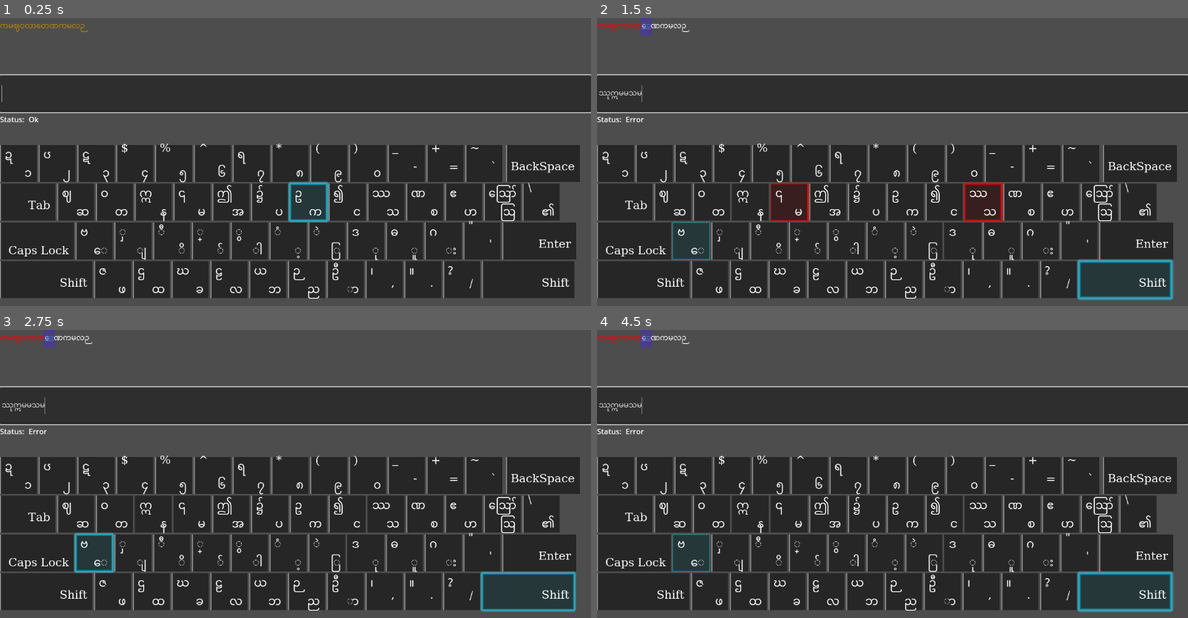
Above: before the commit, frames 1-4 (two rows, left to right).
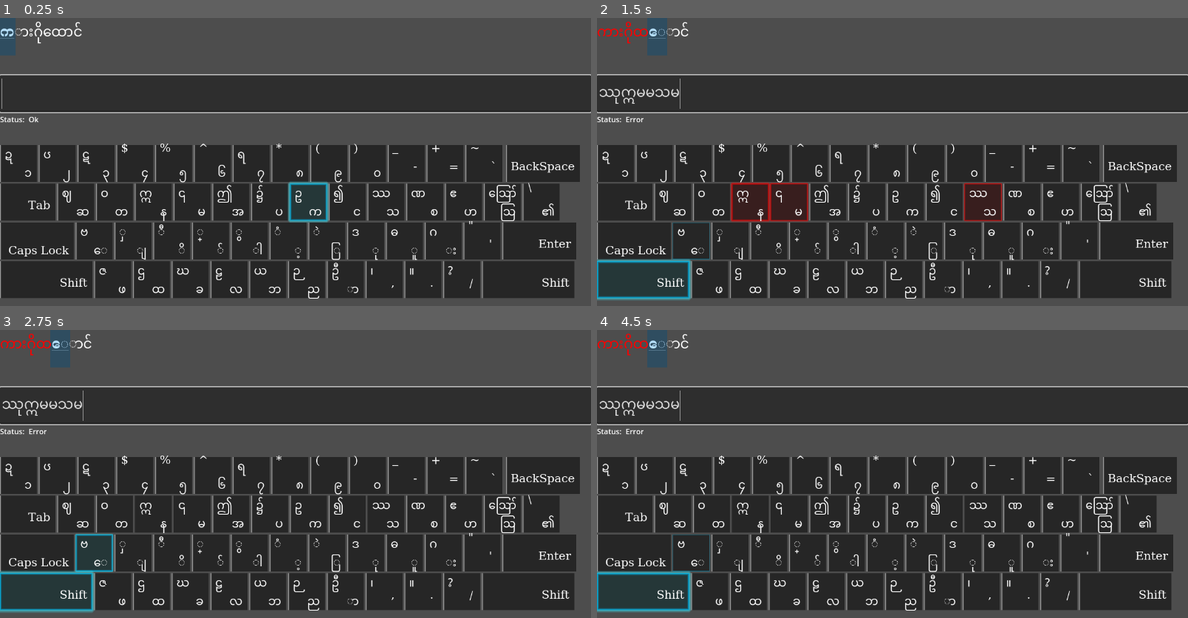
Above: after the commit, the same moments.

Repository: stmSi/Ultimate-Myanmar-Typing-Wizard
Game: Godot game, scene res://src/main.tscn
Two runs of this game, one before a commit and one after it. Both use one fixed random seed, a clock stepped at 60 frames per second and the inputs below.
Inputs (mouse positions are in pixels of both pictures, inside the frame that each line leads up to):
- Up to frame 1 (0.25 s): no input
- Up to frame 2 (1.5 s): click (892, 92) at 0.52 s; type "Ok" at 0.6 s; type "Error" at 1.25 s
- Up to frame 3 (2.75 s): tap Enter at 2 s
- Up to frame 4 (4.5 s): no input

The runs differ from the first frame. In frame 1, 0.6% of the frame differs, in the area x 0-15%, y 0-32%; in frame 2, 3.0%, in the area x 0-98%, y 0-98%; in frame 3, 2.3%; in frame 4, 2.5%.

Commit message:
added: Bold font, fixed simicolon key button

Diff:
--- a/src/Autoload/EngToMMConverter.gd
+++ b/src/Autoload/EngToMMConverter.gd
@@ -1,6 +1,11 @@
 extends Node
 
 func convert_char(eng_char: String, use_shift = false) -> Array: # [Success, String]
+	if eng_char.begins_with("Semi"):
+		if use_shift:
+			return [true, "ဂ"]
+		return [true, "း"]
+
 	var use_mm_chars = GlobalHardCoded.mm_chars
 	if use_shift:
 		use_mm_chars = GlobalHardCoded.mm_shift_chars
--- a/src/Autoload/TextProcessor.gd
+++ b/src/Autoload/TextProcessor.gd
@@ -15,5 +15,4 @@
 	elif use_r_shift_ids.find(idx) != -1:
 		return 'r_shift'
 	else:
-		print(idx)
 		return 'l_shift'
--- a/src/FollowUpText.gd
+++ b/src/FollowUpText.gd
@@ -16,11 +16,9 @@
 
 
 func _set_raw_text(t: String) -> void:
-	self.text = ""
-	push_color(Color.DARK_GOLDENROD)
 	raw_text = t
-	add_text(t)
-	pop()
+	_on_written_string_changed('')
+
 
 func _on_written_string_changed(str: String):
 	written_text = str
@@ -30,7 +28,7 @@
 	var i: int = 0
 	var correct: bool = false
 	var wrong: bool = false
-	while(i < len(written_text)):
+	while(i < len(written_text) and i < len(raw_text)):
 
 		if written_text[i] == raw_text[i]:
 
@@ -63,21 +61,26 @@
 		i += 1
 	pop()
 
-	## show the rest
+	# color the current character where cursor will locate
 	if(i < len(raw_text)):
-		push_color(current_char_color)
-		push_bgcolor(current_char_bgcolor)
-		push_underline()
-		add_text(raw_text[i])
-		pop()
-		pop()
-		pop()
+		_color_cursor_character(i)
 		i += 1
 
 
+	## show the rest
 	while(i < len(raw_text)):
 		add_text(raw_text[i])
 		i += 1
 
-	print(text)
 	## End of while loop
+
+func _color_cursor_character(i: int = 0):
+	push_color(current_char_color)
+	push_bgcolor(current_char_bgcolor)
+	push_underline()
+	push_bold()
+	add_text(raw_text[i])
+	pop()
+	pop()
+	pop()
+	pop()
--- a/src/Keyboard/key_button.tscn
+++ b/src/Keyboard/key_button.tscn
@@ -111,7 +111,7 @@
 
 [sub_resource type="Animation" id="Animation_uunq4"]
 resource_name = "correct"
-length = 0.2
+length = 0.4
 tracks/0/type = "value"
 tracks/0/imported = false
 tracks/0/enabled = true
@@ -131,7 +131,7 @@
 tracks/1/interp = 1
 tracks/1/loop_wrap = true
 tracks/1/keys = {
-"times": PackedFloat32Array(0, 0.1, 0.2),
+"times": PackedFloat32Array(0, 0.2, 0.4),
 "transitions": PackedFloat32Array(1, 1, 1),
 "update": 0,
 "values": [0, 6, 0]
@@ -143,7 +143,7 @@
 tracks/2/interp = 1
 tracks/2/loop_wrap = true
 tracks/2/keys = {
-"times": PackedFloat32Array(0, 0.1, 0.2),
+"times": PackedFloat32Array(0, 0.2, 0.4),
 "transitions": PackedFloat32Array(1, 1, 1),
 "update": 0,
 "values": [0, 6, 0]
@@ -155,7 +155,7 @@
 tracks/3/interp = 1
 tracks/3/loop_wrap = true
 tracks/3/keys = {
-"times": PackedFloat32Array(0, 0.1, 0.2),
+"times": PackedFloat32Array(0, 0.2, 0.4),
 "transitions": PackedFloat32Array(1, 1, 1),
 "update": 0,
 "values": [0, 6, 0]
@@ -167,7 +167,7 @@
 tracks/4/interp = 1
 tracks/4/loop_wrap = true
 tracks/4/keys = {
-"times": PackedFloat32Array(0, 0.1, 0.2),
+"times": PackedFloat32Array(0, 0.2, 0.4),
 "transitions": PackedFloat32Array(1, 1, 1),
 "update": 0,
 "values": [0, 6, 0]
@@ -179,7 +179,7 @@
 tracks/5/interp = 1
 tracks/5/loop_wrap = true
 tracks/5/keys = {
-"times": PackedFloat32Array(0, 0.1, 0.2),
+"times": PackedFloat32Array(0, 0.2, 0.4),
 "transitions": PackedFloat32Array(1, 1, 1),
 "update": 0,
 "values": [0, 8, 0]
@@ -191,7 +191,7 @@
 tracks/6/interp = 1
 tracks/6/loop_wrap = true
 tracks/6/keys = {
-"times": PackedFloat32Array(0, 0.2),
+"times": PackedFloat32Array(0, 0.4),
 "transitions": PackedFloat32Array(1, 1),
 "update": 0,
 "values": [Vector2(0, 0), Vector2(3, 0)]
@@ -263,7 +263,7 @@
 
 [sub_resource type="Animation" id="Animation_ht3s6"]
 resource_name = "incorrect"
-length = 0.2
+step = 0.05
 tracks/0/type = "value"
 tracks/0/imported = false
 tracks/0/enabled = true
@@ -283,10 +283,10 @@
 tracks/1/interp = 1
 tracks/1/loop_wrap = true
 tracks/1/keys = {
-"times": PackedFloat32Array(0, 0.1, 0.2),
-"transitions": PackedFloat32Array(1, 1, 1),
-"update": 0,
-"values": [0, 6, 0]
+"times": PackedFloat32Array(0, 0.45, 0.55, 1),
+"transitions": PackedFloat32Array(1, 1, 1, 1),
+"update": 0,
+"values": [0, 6, 6, 0]
 }
 tracks/2/type = "value"
 tracks/2/imported = false
@@ -295,10 +295,10 @@
 tracks/2/interp = 1
 tracks/2/loop_wrap = true
 tracks/2/keys = {
-"times": PackedFloat32Array(0, 0.1, 0.2),
-"transitions": PackedFloat32Array(1, 1, 1),
-"update": 0,
-"values": [0, 6, 0]
+"times": PackedFloat32Array(0, 0.45, 0.55, 1),
+"transitions": PackedFloat32Array(1, 1, 1, 1),
+"update": 0,
+"values": [0, 6, 6, 0]
 }
 tracks/3/type = "value"
 tracks/3/imported = false
@@ -307,10 +307,10 @@
 tracks/3/interp = 1
 tracks/3/loop_wrap = true
 tracks/3/keys = {
-"times": PackedFloat32Array(0, 0.1, 0.2),
-"transitions": PackedFloat32Array(1, 1, 1),
-"update": 0,
-"values": [0, 6, 0]
+"times": PackedFloat32Array(0, 0.45, 0.55, 1),
+"transitions": PackedFloat32Array(1, 1, 1, 1),
+"update": 0,
+"values": [0, 6, 6, 0]
 }
 tracks/4/type = "value"
 tracks/4/imported = false
@@ -319,10 +319,10 @@
 tracks/4/interp = 1
 tracks/4/loop_wrap = true
 tracks/4/keys = {
-"times": PackedFloat32Array(0, 0.1, 0.2),
-"transitions": PackedFloat32Array(1, 1, 1),
-"update": 0,
-"values": [0, 6, 0]
+"times": PackedFloat32Array(0, 0.45, 0.55, 1),
+"transitions": PackedFloat32Array(1, 1, 1, 1),
+"update": 0,
+"values": [0, 6, 6, 0]
 }
 tracks/5/type = "value"
 tracks/5/imported = false
@@ -331,30 +331,18 @@
 tracks/5/interp = 1
 tracks/5/loop_wrap = true
 tracks/5/keys = {
-"times": PackedFloat32Array(0, 0.1, 0.2),
-"transitions": PackedFloat32Array(1, 1, 1),
-"update": 0,
-"values": [0, 8, 0]
+"times": PackedFloat32Array(0, 0.45, 0.55, 1),
+"transitions": PackedFloat32Array(1, 1, 1, 1),
+"update": 0,
+"values": [0, 8, 8, 0]
 }
 tracks/6/type = "value"
 tracks/6/imported = false
 tracks/6/enabled = true
-tracks/6/path = NodePath("Panel:theme_override_styles/panel:shadow_offset")
+tracks/6/path = NodePath("Panel:theme_override_styles/panel:shadow_color")
 tracks/6/interp = 1
 tracks/6/loop_wrap = true
 tracks/6/keys = {
-"times": PackedFloat32Array(0, 0.2),
-"transitions": PackedFloat32Array(1, 1),
-"update": 0,
-"values": [Vector2(0, 0), Vector2(3, 0)]
-}
-tracks/7/type = "value"
-tracks/7/imported = false
-tracks/7/enabled = true
-tracks/7/path = NodePath("Panel:theme_override_styles/panel:shadow_color")
-tracks/7/interp = 1
-tracks/7/loop_wrap = true
-tracks/7/keys = {
 "times": PackedFloat32Array(0),
 "transitions": PackedFloat32Array(1),
 "update": 0,
@@ -432,7 +420,7 @@
 tracks/5/interp = 1
 tracks/5/loop_wrap = true
 tracks/5/keys = {
-"times": PackedFloat32Array(0, 0.1, 0.6),
+"times": PackedFloat32Array(0, 0.3, 0.6),
 "transitions": PackedFloat32Array(1, 1, 1),
 "update": 0,
 "values": [0, 8, 0]
--- a/src/Keyboard/keyboard.gd
+++ b/src/Keyboard/keyboard.gd
@@ -12,12 +12,10 @@
 
 func _ready() -> void:
 	EventBus.current_char_changed.connect(self._on_current_char_changed)
-	pass # Replace with function body.
 
 
 func _on_new_key_node_added(key_name, node) -> void:
 	key_node_mapping[key_name] = node
-	pass # Replace with function body.
 
 
 func _input(event: InputEvent) -> void:
@@ -36,14 +34,13 @@
 
 		if len(converted_char) > 1: # Shift/Alt/Ctrl
 			### Allow 'Backkspace' and 'Delete'
-			if converted_char != "Backspace" and converted_char != "Delete":
+			if converted_char != "Backspace" and converted_char != "Delete" and converted_char != "Simicolon":
 				return
 
 		if current_char == converted_char:
 			pending_node.correct_animation()
 
 			if pending_shift_node:
-				print('shifted')
 				pending_shift_node.correct_animation()
 
 		else:
--- a/src/main.tscn
+++ b/src/main.tscn
@@ -1,8 +1,9 @@
-[gd_scene load_steps=6 format=3 uid="uid://v5hum6qh2phh"]
+[gd_scene load_steps=7 format=3 uid="uid://v5hum6qh2phh"]
 
 [ext_resource type="Script" path="res://src/main.gd" id="1_oh0j3"]
 [ext_resource type="FontFile" uid="uid://chygow7my3v5g" path="res://Assets/Fonts/NotoSansMyanmar-Regular.ttf" id="2_5ma1s"]
 [ext_resource type="Script" path="res://src/FollowUpText.gd" id="3_4b5n0"]
+[ext_resource type="FontFile" uid="uid://bkjly6r2w700w" path="res://Assets/Fonts/NotoSerifMyanmar-Bold.ttf" id="3_bmf5g"]
 [ext_resource type="PackedScene" uid="uid://bu35jrqg64j60" path="res://src/Keyboard/keyboard.tscn" id="4_7ds4t"]
 
 [sub_resource type="GDScript" id="GDScript_l4wjf"]
@@ -41,18 +42,25 @@
 unique_name_in_owner = true
 custom_minimum_size = Vector2(120, 120)
 layout_mode = 2
+size_flags_vertical = 0
 theme_override_fonts/normal_font = ExtResource("2_5ma1s")
+theme_override_fonts/bold_font = ExtResource("3_bmf5g")
+theme_override_font_sizes/normal_font_size = 30
+theme_override_font_sizes/bold_font_size = 30
 bbcode_enabled = true
 text = "Hello World မကလာတေ"
 shortcut_keys_enabled = false
 language = "my_MM"
 script = ExtResource("3_4b5n0")
+current_char_color = Color(0.717647, 0.882353, 0.992157, 1)
+current_char_bgcolor = Color(0.184314, 0.301961, 0.376471, 1)
 
 [node name="LineEdit" type="LineEdit" parent="VBoxContainer"]
 unique_name_in_owner = true
 custom_minimum_size = Vector2(0, 80)
 layout_mode = 2
 theme_override_fonts/font = ExtResource("2_5ma1s")
+theme_override_font_sizes/font_size = 30
 context_menu_enabled = false
 virtual_keyboard_enabled = false
 shortcut_keys_enabled = false
Binary file added: Assets/Fonts/NotoSerifMyanmar-Bold.ttf
Not shown, added: Assets/Fonts/NotoSerifMyanmar-Bold.ttf.import
Not shown, changed: Texts/Lessons/Basic/001.txt
